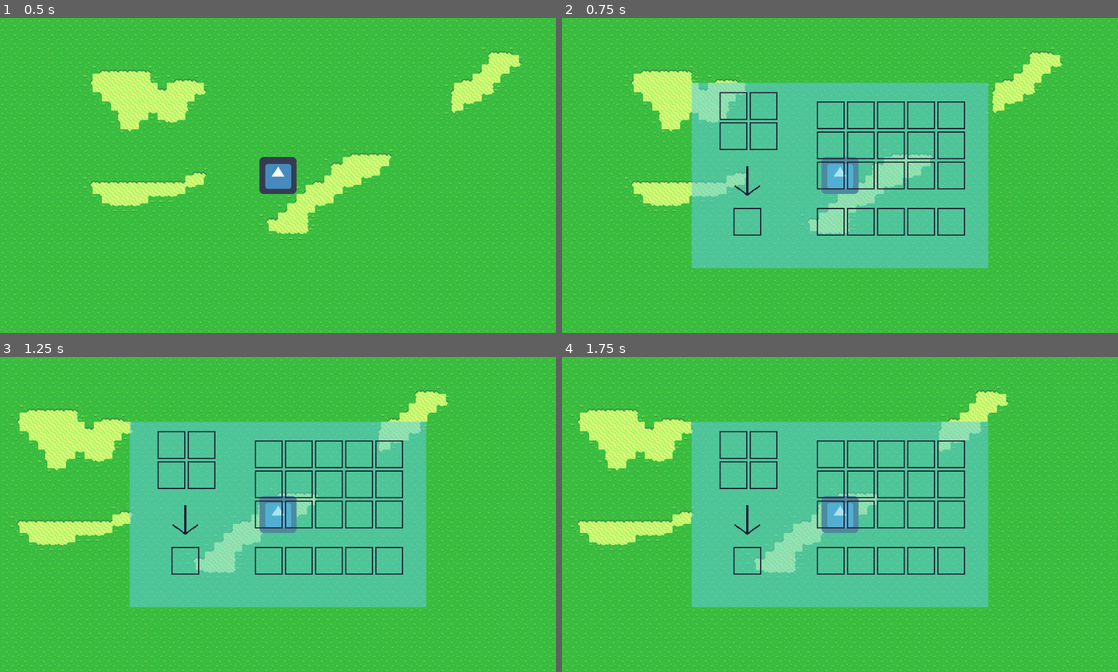
Above: before the commit, frames 1-4 (two rows, left to right).
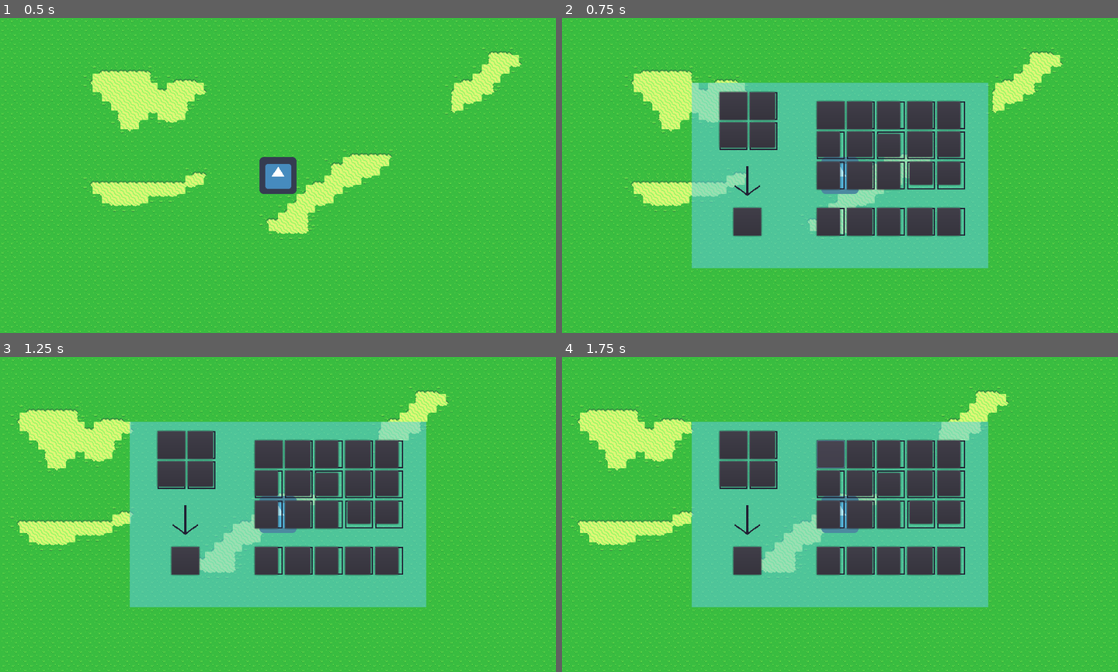
Above: after the commit, the same moments.

Repository: DobryPpz/LeftOnSite
Game: Godot game, scene res://src/Gra.tscn
Two runs of this game, one before a commit and one after it. Both use one fixed random seed, a clock stepped at 60 frames per second and the inputs below. The engine's default icon, where the game draws it, is replaced by a stand-in: a white triangle on a blue panel in a dark square.
Inputs (mouse positions are in pixels of both pictures, inside the frame that each line leads up to):
- Up to frame 1 (0.5 s): no input
- Up to frame 2 (0.75 s): tap Enter at 0.5 s; hold D (right) from 0.53 s (still down); tap Q (q) at 0.6 s
- Up to frame 3 (1.25 s): keep holding D (right)
- Up to frame 4 (1.75 s): release D (right) at 1.25 s; click (828, 454) at 1.27 s

Frame 1 is identical in both runs. In frame 2, 10% of the frame differs, in the area x 28-72%, y 23-70%; in frame 3, 10%; in frame 4, 10%.

Commit message:
przyciski w slotach

Diff:
--- /dev/null
+++ b/pliki gry/src/Button_0_0.gd
@@ -0,0 +1,16 @@
+extends Button
+
+
+# Declare member variables here. Examples:
+# var a = 2
+# var b = "text"
+
+
+# Called when the node enters the scene tree for the first time.
+func _ready():
+	pass # Replace with function body.
+
+
+# Called every frame. 'delta' is the elapsed time since the previous frame.
+#func _process(delta):
+#	pass
--- /dev/null
+++ b/pliki gry/src/Button_0_1.gd
@@ -0,0 +1,16 @@
+extends Button
+
+
+# Declare member variables here. Examples:
+# var a = 2
+# var b = "text"
+
+
+# Called when the node enters the scene tree for the first time.
+func _ready():
+	pass # Replace with function body.
+
+
+# Called every frame. 'delta' is the elapsed time since the previous frame.
+#func _process(delta):
+#	pass
--- /dev/null
+++ b/pliki gry/src/Button_0_10.gd
@@ -0,0 +1,16 @@
+extends Button
+
+
+# Declare member variables here. Examples:
+# var a = 2
+# var b = "text"
+
+
+# Called when the node enters the scene tree for the first time.
+func _ready():
+	pass # Replace with function body.
+
+
+# Called every frame. 'delta' is the elapsed time since the previous frame.
+#func _process(delta):
+#	pass
--- /dev/null
+++ b/pliki gry/src/Button_0_11.gd
@@ -0,0 +1,16 @@
+extends Button
+
+
+# Declare member variables here. Examples:
+# var a = 2
+# var b = "text"
+
+
+# Called when the node enters the scene tree for the first time.
+func _ready():
+	pass # Replace with function body.
+
+
+# Called every frame. 'delta' is the elapsed time since the previous frame.
+#func _process(delta):
+#	pass
--- /dev/null
+++ b/pliki gry/src/Button_0_12.gd
@@ -0,0 +1,16 @@
+extends Button
+
+
+# Declare member variables here. Examples:
+# var a = 2
+# var b = "text"
+
+
+# Called when the node enters the scene tree for the first time.
+func _ready():
+	pass # Replace with function body.
+
+
+# Called every frame. 'delta' is the elapsed time since the previous frame.
+#func _process(delta):
+#	pass
--- /dev/null
+++ b/pliki gry/src/Button_0_13.gd
@@ -0,0 +1,16 @@
+extends Button
+
+
+# Declare member variables here. Examples:
+# var a = 2
+# var b = "text"
+
+
+# Called when the node enters the scene tree for the first time.
+func _ready():
+	pass # Replace with function body.
+
+
+# Called every frame. 'delta' is the elapsed time since the previous frame.
+#func _process(delta):
+#	pass
--- /dev/null
+++ b/pliki gry/src/Button_0_14.gd
@@ -0,0 +1,16 @@
+extends Button
+
+
+# Declare member variables here. Examples:
+# var a = 2
+# var b = "text"
+
+
+# Called when the node enters the scene tree for the first time.
+func _ready():
+	pass # Replace with function body.
+
+
+# Called every frame. 'delta' is the elapsed time since the previous frame.
+#func _process(delta):
+#	pass
--- /dev/null
+++ b/pliki gry/src/Button_0_2.gd
@@ -0,0 +1,16 @@
+extends Button
+
+
+# Declare member variables here. Examples:
+# var a = 2
+# var b = "text"
+
+
+# Called when the node enters the scene tree for the first time.
+func _ready():
+	pass # Replace with function body.
+
+
+# Called every frame. 'delta' is the elapsed time since the previous frame.
+#func _process(delta):
+#	pass
--- /dev/null
+++ b/pliki gry/src/Button_0_3.gd
@@ -0,0 +1,16 @@
+extends Button
+
+
+# Declare member variables here. Examples:
+# var a = 2
+# var b = "text"
+
+
+# Called when the node enters the scene tree for the first time.
+func _ready():
+	pass # Replace with function body.
+
+
+# Called every frame. 'delta' is the elapsed time since the previous frame.
+#func _process(delta):
+#	pass
--- /dev/null
+++ b/pliki gry/src/Button_0_4.gd
@@ -0,0 +1,16 @@
+extends Button
+
+
+# Declare member variables here. Examples:
+# var a = 2
+# var b = "text"
+
+
+# Called when the node enters the scene tree for the first time.
+func _ready():
+	pass # Replace with function body.
+
+
+# Called every frame. 'delta' is the elapsed time since the previous frame.
+#func _process(delta):
+#	pass
--- /dev/null
+++ b/pliki gry/src/Button_0_5.gd
@@ -0,0 +1,16 @@
+extends Button
+
+
+# Declare member variables here. Examples:
+# var a = 2
+# var b = "text"
+
+
+# Called when the node enters the scene tree for the first time.
+func _ready():
+	pass # Replace with function body.
+
+
+# Called every frame. 'delta' is the elapsed time since the previous frame.
+#func _process(delta):
+#	pass
--- /dev/null
+++ b/pliki gry/src/Button_0_6.gd
@@ -0,0 +1,16 @@
+extends Button
+
+
+# Declare member variables here. Examples:
+# var a = 2
+# var b = "text"
+
+
+# Called when the node enters the scene tree for the first time.
+func _ready():
+	pass # Replace with function body.
+
+
+# Called every frame. 'delta' is the elapsed time since the previous frame.
+#func _process(delta):
+#	pass
--- /dev/null
+++ b/pliki gry/src/Button_0_7.gd
@@ -0,0 +1,16 @@
+extends Button
+
+
+# Declare member variables here. Examples:
+# var a = 2
+# var b = "text"
+
+
+# Called when the node enters the scene tree for the first time.
+func _ready():
+	pass # Replace with function body.
+
+
+# Called every frame. 'delta' is the elapsed time since the previous frame.
+#func _process(delta):
+#	pass
--- /dev/null
+++ b/pliki gry/src/Button_0_8.gd
@@ -0,0 +1,16 @@
+extends Button
+
+
+# Declare member variables here. Examples:
+# var a = 2
+# var b = "text"
+
+
+# Called when the node enters the scene tree for the first time.
+func _ready():
+	pass # Replace with function body.
+
+
+# Called every frame. 'delta' is the elapsed time since the previous frame.
+#func _process(delta):
+#	pass
--- /dev/null
+++ b/pliki gry/src/Button_0_9.gd
@@ -0,0 +1,16 @@
+extends Button
+
+
+# Declare member variables here. Examples:
+# var a = 2
+# var b = "text"
+
+
+# Called when the node enters the scene tree for the first time.
+func _ready():
+	pass # Replace with function body.
+
+
+# Called every frame. 'delta' is the elapsed time since the previous frame.
+#func _process(delta):
+#	pass
--- /dev/null
+++ b/pliki gry/src/Button_1_0.gd
@@ -0,0 +1,16 @@
+extends Button
+
+
+# Declare member variables here. Examples:
+# var a = 2
+# var b = "text"
+
+
+# Called when the node enters the scene tree for the first time.
+func _ready():
+	pass # Replace with function body.
+
+
+# Called every frame. 'delta' is the elapsed time since the previous frame.
+#func _process(delta):
+#	pass
--- /dev/null
+++ b/pliki gry/src/Button_1_1.gd
@@ -0,0 +1,16 @@
+extends Button
+
+
+# Declare member variables here. Examples:
+# var a = 2
+# var b = "text"
+
+
+# Called when the node enters the scene tree for the first time.
+func _ready():
+	pass # Replace with function body.
+
+
+# Called every frame. 'delta' is the elapsed time since the previous frame.
+#func _process(delta):
+#	pass
--- /dev/null
+++ b/pliki gry/src/Button_1_2.gd
@@ -0,0 +1,16 @@
+extends Button
+
+
+# Declare member variables here. Examples:
+# var a = 2
+# var b = "text"
+
+
+# Called when the node enters the scene tree for the first time.
+func _ready():
+	pass # Replace with function body.
+
+
+# Called every frame. 'delta' is the elapsed time since the previous frame.
+#func _process(delta):
+#	pass
--- /dev/null
+++ b/pliki gry/src/Button_1_3.gd
@@ -0,0 +1,16 @@
+extends Button
+
+
+# Declare member variables here. Examples:
+# var a = 2
+# var b = "text"
+
+
+# Called when the node enters the scene tree for the first time.
+func _ready():
+	pass # Replace with function body.
+
+
+# Called every frame. 'delta' is the elapsed time since the previous frame.
+#func _process(delta):
+#	pass
--- /dev/null
+++ b/pliki gry/src/Button_1_4.gd
@@ -0,0 +1,16 @@
+extends Button
+
+
+# Declare member variables here. Examples:
+# var a = 2
+# var b = "text"
+
+
+# Called when the node enters the scene tree for the first time.
+func _ready():
+	pass # Replace with function body.
+
+
+# Called every frame. 'delta' is the elapsed time since the previous frame.
+#func _process(delta):
+#	pass
--- /dev/null
+++ b/pliki gry/src/Button_2_0.gd
@@ -0,0 +1,16 @@
+extends Button
+
+
+# Declare member variables here. Examples:
+# var a = 2
+# var b = "text"
+
+
+# Called when the node enters the scene tree for the first time.
+func _ready():
+	pass # Replace with function body.
+
+
+# Called every frame. 'delta' is the elapsed time since the previous frame.
+#func _process(delta):
+#	pass
--- /dev/null
+++ b/pliki gry/src/Button_2_1.gd
@@ -0,0 +1,16 @@
+extends Button
+
+
+# Declare member variables here. Examples:
+# var a = 2
+# var b = "text"
+
+
+# Called when the node enters the scene tree for the first time.
+func _ready():
+	pass # Replace with function body.
+
+
+# Called every frame. 'delta' is the elapsed time since the previous frame.
+#func _process(delta):
+#	pass
--- /dev/null
+++ b/pliki gry/src/Button_2_2.gd
@@ -0,0 +1,16 @@
+extends Button
+
+
+# Declare member variables here. Examples:
+# var a = 2
+# var b = "text"
+
+
+# Called when the node enters the scene tree for the first time.
+func _ready():
+	pass # Replace with function body.
+
+
+# Called every frame. 'delta' is the elapsed time since the previous frame.
+#func _process(delta):
+#	pass
--- /dev/null
+++ b/pliki gry/src/Button_2_3.gd
@@ -0,0 +1,16 @@
+extends Button
+
+
+# Declare member variables here. Examples:
+# var a = 2
+# var b = "text"
+
+
+# Called when the node enters the scene tree for the first time.
+func _ready():
+	pass # Replace with function body.
+
+
+# Called every frame. 'delta' is the elapsed time since the previous frame.
+#func _process(delta):
+#	pass
--- /dev/null
+++ b/pliki gry/src/Button_produkt.gd
@@ -0,0 +1,16 @@
+extends Button
+
+
+# Declare member variables here. Examples:
+# var a = 2
+# var b = "text"
+
+
+# Called when the node enters the scene tree for the first time.
+func _ready():
+	pass # Replace with function body.
+
+
+# Called every frame. 'delta' is the elapsed time since the previous frame.
+#func _process(delta):
+#	pass
--- a/pliki gry/src/Ekwipunek.gd
+++ b/pliki gry/src/Ekwipunek.gd
@@ -11,4 +11,14 @@
 			$Pasek_grid.get_child(i).get_child(1).set_texture(load(zawart_ekwipunku.sloty[1][i][0]))
 			$Pasek_grid.get_child(i).get_child(1).position += Vector2(24,24)
 			$Pasek_grid.get_child(i).get_child(2).set_text(str(zawart_ekwipunku.sloty[1][i][1]))
-			print(zawart_ekwipunku.sloty[1][i][0])
+			#print(zawart_ekwipunku.sloty[1][i][0])
+	for i in range(0,15):
+		if(zawart_ekwipunku.sloty[0][i][0] != null):
+			$Ekwipunek_grid.get_child(i).get_child(1).set_texture(load(zawart_ekwipunku.sloty[0][i][0]))
+			$Ekwipunek_grid.get_child(i).get_child(1).position += Vector2(24,24)
+			$Ekwipunek_grid.get_child(i).get_child(2).set_text(str(zawart_ekwipunku.sloty[0][i][1]))
+	for i in range(0,4):
+		if(zawart_ekwipunku.sloty[2][i][0] != null):
+			$Crafting_grid.get_child(i).get_child(1).set_texture(load(zawart_ekwipunku.sloty[2][i][0]))
+			$Crafting_grid.get_child(i).get_child(1).position += Vector2(24,24)
+			$Crafting_grid.get_child(i).get_child(2).set_text(str(zawart_ekwipunku.sloty[2][i][1]))
--- a/pliki gry/src/Ekwipunek.tscn
+++ b/pliki gry/src/Ekwipunek.tscn
@@ -1,9 +1,34 @@
-[gd_scene load_steps=13 format=2]
+[gd_scene load_steps=38 format=2]
 
 [ext_resource path="res://grafika_ekwipunek/arrow.png" type="Texture" id=1]
 [ext_resource path="res://grafika_ekwipunek/okno.png" type="Texture" id=2]
 [ext_resource path="res://grafika_ekwipunek/BG.png" type="Texture" id=3]
 [ext_resource path="res://src/Ekwipunek.gd" type="Script" id=4]
+[ext_resource path="res://src/Button_0_2.gd" type="Script" id=5]
+[ext_resource path="res://src/Button_0_4.gd" type="Script" id=6]
+[ext_resource path="res://src/Button_0_0.gd" type="Script" id=7]
+[ext_resource path="res://src/Button_0_8.gd" type="Script" id=8]
+[ext_resource path="res://src/Button_0_9.gd" type="Script" id=9]
+[ext_resource path="res://src/Button_0_6.gd" type="Script" id=10]
+[ext_resource path="res://src/Button_0_3.gd" type="Script" id=11]
+[ext_resource path="res://src/Button_0_5.gd" type="Script" id=12]
+[ext_resource path="res://src/Button_0_7.gd" type="Script" id=13]
+[ext_resource path="res://src/Button_0_1.gd" type="Script" id=14]
+[ext_resource path="res://src/Button_1_3.gd" type="Script" id=15]
+[ext_resource path="res://src/Button_0_14.gd" type="Script" id=16]
+[ext_resource path="res://src/Button_2_2.gd" type="Script" id=17]
+[ext_resource path="res://src/Button_produkt.gd" type="Script" id=18]
+[ext_resource path="res://src/Button_0_13.gd" type="Script" id=19]
+[ext_resource path="res://src/Button_0_12.gd" type="Script" id=20]
+[ext_resource path="res://src/Button_1_1.gd" type="Script" id=21]
+[ext_resource path="res://src/Button_2_0.gd" type="Script" id=22]
+[ext_resource path="res://src/Button_0_10.gd" type="Script" id=23]
+[ext_resource path="res://src/Button_1_0.gd" type="Script" id=24]
+[ext_resource path="res://src/Button_1_2.gd" type="Script" id=25]
+[ext_resource path="res://src/Button_2_1.gd" type="Script" id=26]
+[ext_resource path="res://src/Button_1_4.gd" type="Script" id=27]
+[ext_resource path="res://src/Button_2_3.gd" type="Script" id=28]
+[ext_resource path="res://src/Button_0_11.gd" type="Script" id=29]
 
 [sub_resource type="StyleBoxTexture" id=1]
 texture = ExtResource( 2 )
@@ -77,6 +102,14 @@
 "_edit_use_anchors_": false
 }
 
+[node name="Button" type="Button" parent="Ekwipunek_grid/slot1"]
+margin_right = 48.0
+margin_bottom = 48.0
+script = ExtResource( 7 )
+__meta__ = {
+"_edit_use_anchors_": false
+}
+
 [node name="slot2" type="Panel" parent="Ekwipunek_grid"]
 margin_left = 52.0
 margin_right = 100.0
@@ -101,6 +134,14 @@
 "_edit_use_anchors_": false
 }
 
+[node name="Button" type="Button" parent="Ekwipunek_grid/slot2"]
+margin_right = 44.0
+margin_bottom = 48.0
+script = ExtResource( 14 )
+__meta__ = {
+"_edit_use_anchors_": false
+}
+
 [node name="slot3" type="Panel" parent="Ekwipunek_grid"]
 margin_left = 104.0
 margin_right = 152.0
@@ -125,6 +166,14 @@
 "_edit_use_anchors_": false
 }
 
+[node name="Button" type="Button" parent="Ekwipunek_grid/slot3"]
+margin_right = 40.0
+margin_bottom = 48.0
+script = ExtResource( 5 )
+__meta__ = {
+"_edit_use_anchors_": false
+}
+
 [node name="slot4" type="Panel" parent="Ekwipunek_grid"]
 margin_left = 156.0
 margin_right = 204.0
@@ -149,6 +198,14 @@
 "_edit_use_anchors_": false
 }
 
+[node name="Button" type="Button" parent="Ekwipunek_grid/slot4"]
+margin_right = 44.0
+margin_bottom = 48.0
+script = ExtResource( 11 )
+__meta__ = {
+"_edit_use_anchors_": false
+}
+
 [node name="slot5" type="Panel" parent="Ekwipunek_grid"]
 margin_left = 208.0
 margin_right = 256.0
@@ -173,6 +230,14 @@
 "_edit_use_anchors_": false
 }
 
+[node name="Button" type="Button" parent="Ekwipunek_grid/slot5"]
+margin_right = 40.0
+margin_bottom = 48.0
+script = ExtResource( 6 )
+__meta__ = {
+"_edit_use_anchors_": false
+}
+
 [node name="slot6" type="Panel" parent="Ekwipunek_grid"]
 margin_top = 52.0
 margin_right = 48.0
@@ -193,6 +258,14 @@
 margin_top = 32.0
 margin_right = 48.0
 margin_bottom = 46.0
+__meta__ = {
+"_edit_use_anchors_": false
+}
+
+[node name="Button" type="Button" parent="Ekwipunek_grid/slot6"]
+margin_right = 40.0
+margin_bottom = 44.0
+script = ExtResource( 12 )
 __meta__ = {
 "_edit_use_anchors_": false
 }
@@ -222,6 +295,14 @@
 "_edit_use_anchors_": false
 }
 
+[node name="Button" type="Button" parent="Ekwipunek_grid/slot7"]
+margin_right = 44.0
+margin_bottom = 44.0
+script = ExtResource( 10 )
+__meta__ = {
+"_edit_use_anchors_": false
+}
+
 [node name="slot8" type="Panel" parent="Ekwipunek_grid"]
 margin_left = 104.0
 margin_top = 52.0
@@ -247,6 +328,15 @@
 "_edit_use_anchors_": false
 }
 
+[node name="Button" type="Button" parent="Ekwipunek_grid/slot8"]
+margin_top = 4.0
+margin_right = 40.0
+margin_bottom = 44.0
+script = ExtResource( 13 )
+__meta__ = {
+"_edit_use_anchors_": false
+}
+
 [node name="slot9" type="Panel" parent="Ekwipunek_grid"]
 margin_left = 156.0
 margin_top = 52.0
@@ -272,6 +362,14 @@
 "_edit_use_anchors_": false
 }
 
+[node name="Button" type="Button" parent="Ekwipunek_grid/slot9"]
+margin_right = 44.0
+margin_bottom = 44.0
+script = ExtResource( 8 )
+__meta__ = {
+"_edit_use_anchors_": false
+}
+
 [node name="slot10" type="Panel" parent="Ekwipunek_grid"]
 margin_left = 208.0
 margin_top = 52.0
@@ -297,6 +395,14 @@
 "_edit_use_anchors_": false
 }
 
+[node name="Button" type="Button" parent="Ekwipunek_grid/slot10"]
+margin_right = 40.0
+margin_bottom = 44.0
+script = ExtResource( 9 )
+__meta__ = {
+"_edit_use_anchors_": false
+}
+
 [node name="slot11" type="Panel" parent="Ekwipunek_grid"]
 margin_top = 104.0
 margin_right = 48.0
@@ -317,6 +423,14 @@
 margin_top = 32.0
 margin_right = 48.0
 margin_bottom = 46.0
+__meta__ = {
+"_edit_use_anchors_": false
+}
+
+[node name="Button" type="Button" parent="Ekwipunek_grid/slot11"]
+margin_right = 40.0
+margin_bottom = 48.0
+script = ExtResource( 23 )
 __meta__ = {
 "_edit_use_anchors_": false
 }
@@ -346,6 +460,14 @@
 "_edit_use_anchors_": false
 }
 
+[node name="Button" type="Button" parent="Ekwipunek_grid/slot12"]
+margin_right = 44.0
+margin_bottom = 48.0
+script = ExtResource( 29 )
+__meta__ = {
+"_edit_use_anchors_": false
+}
+
 [node name="slot13" type="Panel" parent="Ekwipunek_grid"]
 margin_left = 104.0
 margin_top = 104.0
@@ -371,6 +493,14 @@
 "_edit_use_anchors_": false
 }
 
+[node name="Button" type="Button" parent="Ekwipunek_grid/slot13"]
+margin_right = 40.0
+margin_bottom = 48.0
+script = ExtResource( 20 )
+__meta__ = {
+"_edit_use_anchors_": false
+}
+
 [node name="slot14" type="Panel" parent="Ekwipunek_grid"]
 margin_left = 156.0
 margin_top = 104.0
@@ -396,6 +526,15 @@
 "_edit_use_anchors_": false
 }
 
+[node name="Button" type="Button" parent="Ekwipunek_grid/slot14"]
+margin_left = 4.0
+margin_right = 44.0
+margin_bottom = 40.0
+script = ExtResource( 19 )
+__meta__ = {
+"_edit_use_anchors_": false
+}
+
 [node name="slot15" type="Panel" parent="Ekwipunek_grid"]
 margin_left = 208.0
 margin_top = 104.0
@@ -417,6 +556,14 @@
 margin_top = 32.0
 margin_right = 48.0
 margin_bottom = 46.0
+__meta__ = {
+"_edit_use_anchors_": false
+}
+
+[node name="Button" type="Button" parent="Ekwipunek_grid/slot15"]
+margin_right = 40.0
+margin_bottom = 40.0
+script = ExtResource( 16 )
 __meta__ = {
 "_edit_use_anchors_": false
 }
@@ -454,6 +601,14 @@
 "_edit_use_anchors_": false
 }
 
+[node name="Button" type="Button" parent="Pasek_grid/slot1"]
+margin_right = 40.0
+margin_bottom = 48.0
+script = ExtResource( 24 )
+__meta__ = {
+"_edit_use_anchors_": false
+}
+
 [node name="slot2" type="Panel" parent="Pasek_grid"]
 margin_left = 52.0
 margin_right = 100.0
@@ -478,6 +633,14 @@
 "_edit_use_anchors_": false
 }
 
+[node name="Button" type="Button" parent="Pasek_grid/slot2"]
+margin_right = 44.0
+margin_bottom = 48.0
+script = ExtResource( 21 )
+__meta__ = {
+"_edit_use_anchors_": false
+}
+
 [node name="slot3" type="Panel" parent="Pasek_grid"]
 margin_left = 104.0
 margin_right = 152.0
@@ -502,6 +665,14 @@
 "_edit_use_anchors_": false
 }
 
+[node name="Button" type="Button" parent="Pasek_grid/slot3"]
+margin_right = 40.0
+margin_bottom = 48.0
+script = ExtResource( 25 )
+__meta__ = {
+"_edit_use_anchors_": false
+}
+
 [node name="slot4" type="Panel" parent="Pasek_grid"]
 margin_left = 156.0
 margin_right = 204.0
@@ -526,6 +697,14 @@
 "_edit_use_anchors_": false
 }
 
+[node name="Button" type="Button" parent="Pasek_grid/slot4"]
+margin_right = 44.0
+margin_bottom = 48.0
+script = ExtResource( 15 )
+__meta__ = {
+"_edit_use_anchors_": false
+}
+
 [node name="slot5" type="Panel" parent="Pasek_grid"]
 margin_left = 208.0
 margin_right = 256.0
@@ -546,6 +725,14 @@
 margin_top = 32.0
 margin_right = 48.0
 margin_bottom = 46.0
+__meta__ = {
+"_edit_use_anchors_": false
+}
+
+[node name="Button" type="Button" parent="Pasek_grid/slot5"]
+margin_right = 40.0
+margin_bottom = 48.0
+script = ExtResource( 27 )
 __meta__ = {
 "_edit_use_anchors_": false
 }
@@ -583,6 +770,14 @@
 "_edit_use_anchors_": false
 }
 
+[node name="Button" type="Button" parent="Crafting_grid/slot1"]
+margin_right = 48.0
+margin_bottom = 48.0
+script = ExtResource( 22 )
+__meta__ = {
+"_edit_use_anchors_": false
+}
+
 [node name="slot2" type="Panel" parent="Crafting_grid"]
 margin_left = 52.0
 margin_right = 100.0
@@ -607,6 +802,14 @@
 "_edit_use_anchors_": false
 }
 
+[node name="Button" type="Button" parent="Crafting_grid/slot2"]
+margin_right = 44.0
+margin_bottom = 48.0
+script = ExtResource( 26 )
+__meta__ = {
+"_edit_use_anchors_": false
+}
+
 [node name="slot3" type="Panel" parent="Crafting_grid"]
 margin_top = 52.0
 margin_right = 48.0
@@ -627,6 +830,14 @@
 margin_top = 32.0
 margin_right = 48.0
 margin_bottom = 46.0
+__meta__ = {
+"_edit_use_anchors_": false
+}
+
+[node name="Button" type="Button" parent="Crafting_grid/slot3"]
+margin_right = 48.0
+margin_bottom = 44.0
+script = ExtResource( 17 )
 __meta__ = {
 "_edit_use_anchors_": false
 }
@@ -652,6 +863,14 @@
 margin_top = 32.0
 margin_right = 48.0
 margin_bottom = 46.0
+__meta__ = {
+"_edit_use_anchors_": false
+}
+
+[node name="Button" type="Button" parent="Crafting_grid/slot4"]
+margin_right = 44.0
+margin_bottom = 44.0
+script = ExtResource( 28 )
 __meta__ = {
 "_edit_use_anchors_": false
 }
@@ -678,6 +897,11 @@
 margin_right = 40.0
 margin_bottom = 14.0
 
+[node name="Button" type="Button" parent="Produkt"]
+margin_right = 48.0
+margin_bottom = 48.0
+script = ExtResource( 18 )
+
 [node name="arrow" type="TextureRect" parent="."]
 margin_left = 64.0
 margin_top = 144.0
--- a/pliki gry/src/auto_load.gd
+++ b/pliki gry/src/auto_load.gd
@@ -1,7 +1,7 @@
 extends Node
 
 var nr_chunk = Array()
-
+var jest_trzymane : bool
 
 func _ready():
 	pass
Not shown, changed: problemy.odt
